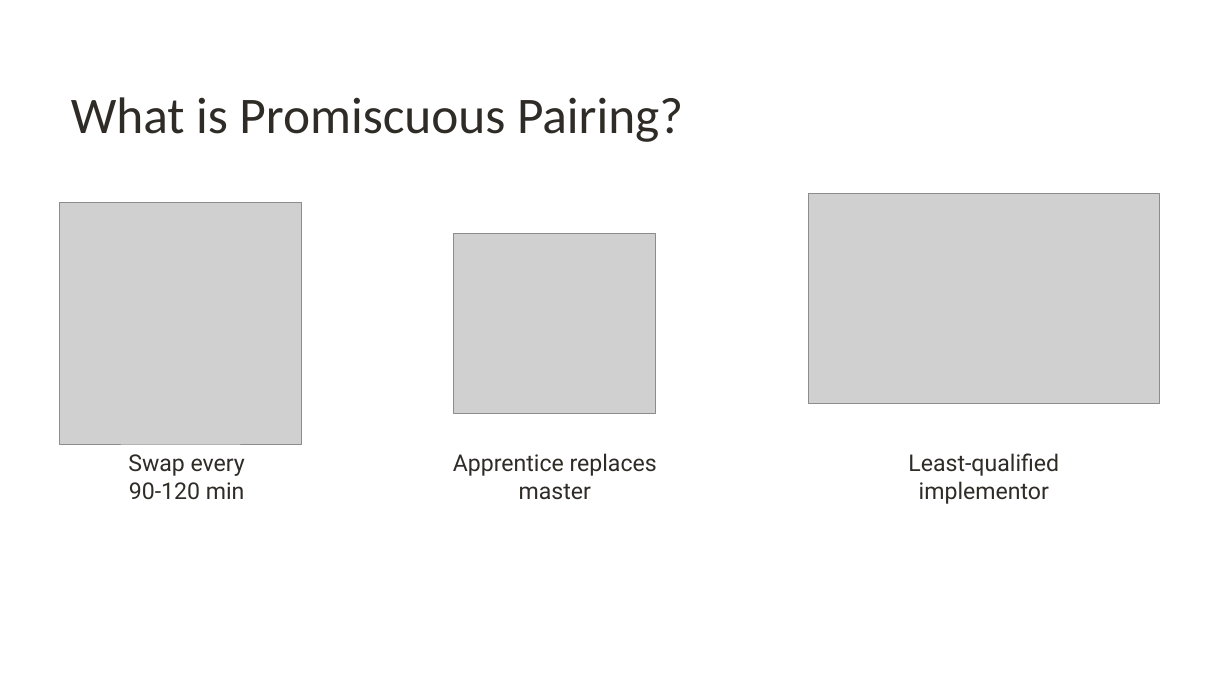
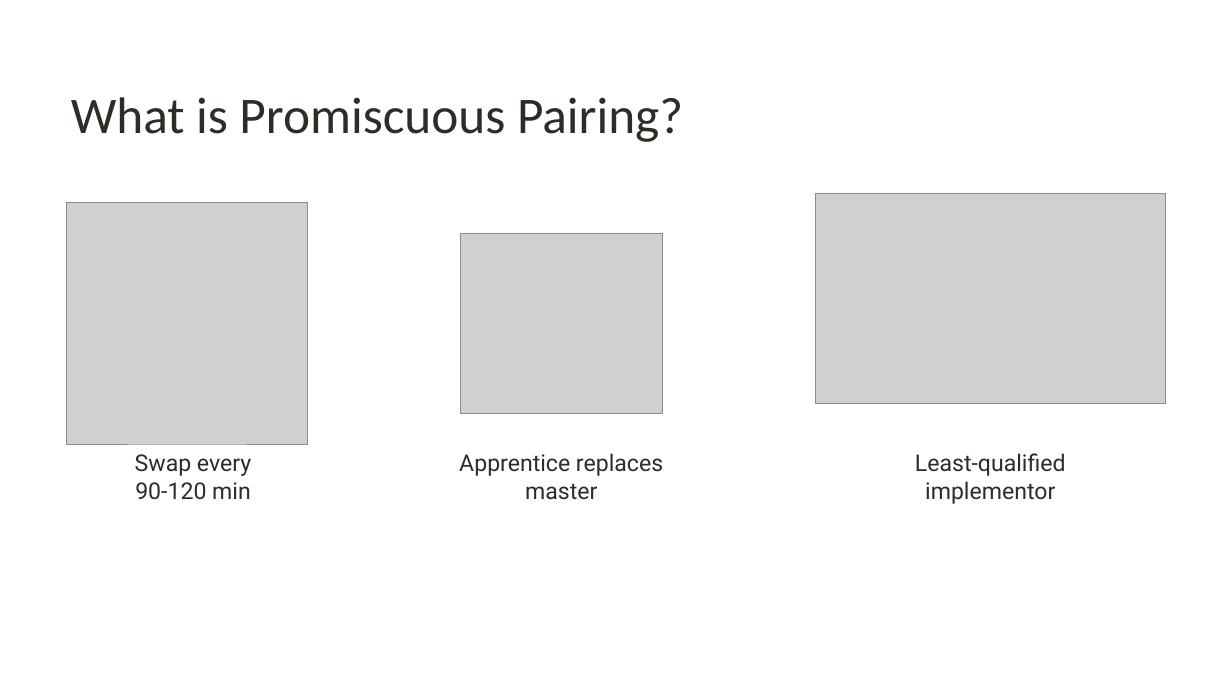
Before and after one commit to digdeeproots/talks, a slide deck: slide 13 of Decks/Craft2023-PromiscuousPairingBeginnerMind.pptx. Drawn at 1232x693 pixels with LibreOffice and Linux fonts; fonts in the diff are those of the drawing; grey boxes stand for pictures; background and template pictures are left out. Boxes give left, top, right and bottom in pixels: in the first picture for what was removed or moved away, otherwise in the second. Text is boxed around its words. In the diff, an @@ line names an element or a change of style, - is before the commit and + after.

```diff
--- a/Decks/Craft2023-PromiscuousPairingBeginnerMind.pptx
+++ b/Decks/Craft2023-PromiscuousPairingBeginnerMind.pptx
@@ 3 pictures, 3 texts: place and size @@
-3 pictures, 3 texts at <box>60,193,1159,504</box>
+3 pictures, 3 texts at <box>67,193,1165,504</box>
```
Also in this commit, not shown: 3 other slides changed, 1 slide added.
